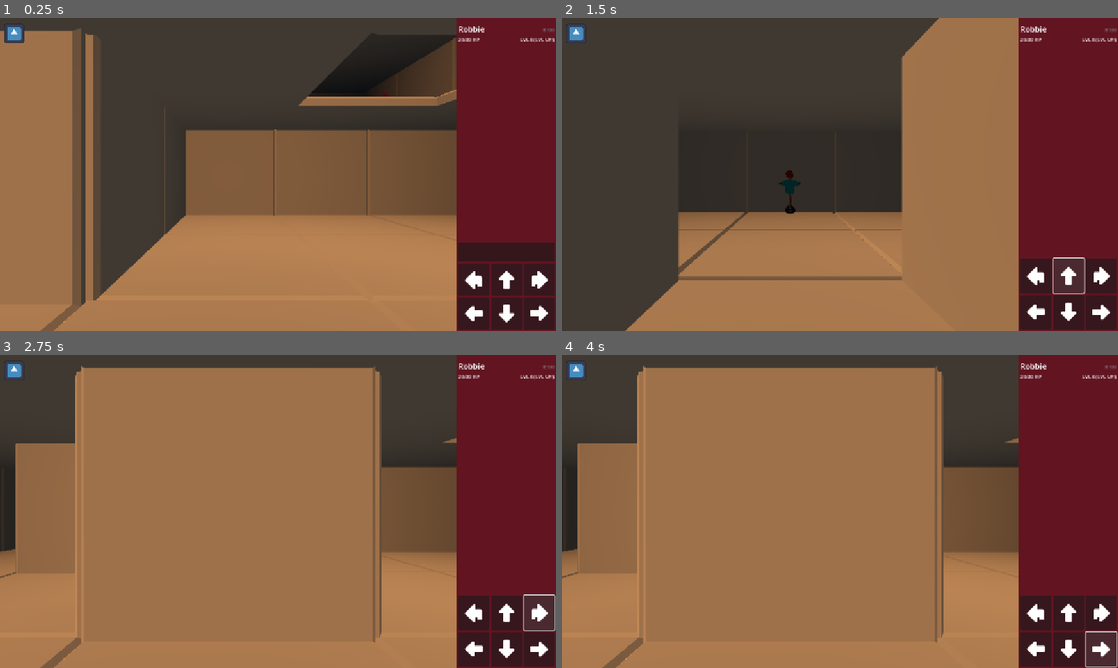
Above: before the commit, frames 1-4 (two rows, left to right).
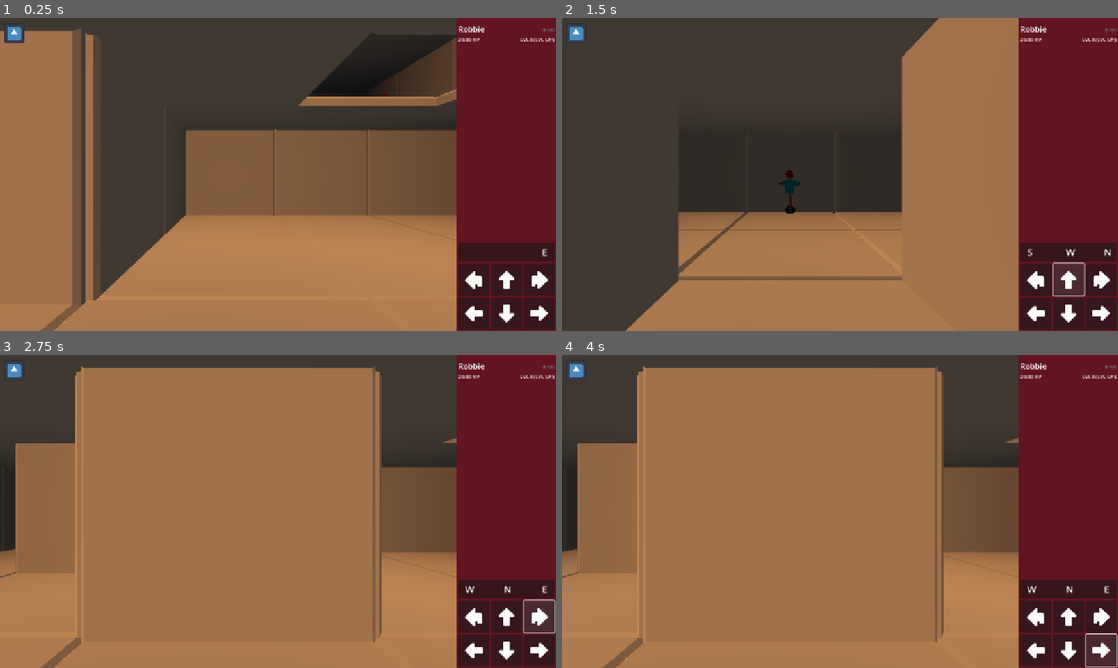
Above: after the commit, the same moments.

Repository: local-minimum/geriatric-crawler
Game: Godot game, scene res://main.tscn
Same seed, same stepped clock (60 frames per second), same inputs: the game is played once before the commit and once after it. The engine's default icon, where the game draws it, is replaced by a stand-in: a white triangle on a blue panel in a dark square.
Inputs (mouse positions are in pixels of both pictures, inside the frame that each line leads up to; where the layout moved, square brackets give the same spot in the first picture):
- Up to frame 1 (0.25 s): no input
- Up to frame 2 (1.5 s): click (1034, 277) at 0.5 s; click (1067, 277) [1067, 274] at 1.25 s
- Up to frame 3 (2.75 s): click (539, 614) [539, 611] at 2 s
- Up to frame 4 (4 s): click (1034, 649) at 2.75 s; click (1101, 649) at 3.5 s

The runs differ from the first frame. In frame 1, less than 0.1% of the frame differs, in the area x 97-99%, y 73-77%; in frame 2, 1.6%; in frame 3, 1.6%; in frame 4, 1.6%, in the area x 82-100%, y 71-98%.

Commit message:
First compass

Diff:
--- a/resources/base-robot.tres
+++ b/resources/base-robot.tres
@@ -27,7 +27,7 @@
 script = ExtResource("2_je4nw")
 id = "base-robot"
 model_name = "B100"
-innate_abilities = Array[ExtResource("1_olfye")]([ExtResource("2_i2741"), ExtResource("3_lew8e")])
+innate_abilities = Array[ExtResource("1_olfye")]([ExtResource("2_i2741"), ExtResource("3_lew8e"), ExtResource("5_3en2o")])
 level_1_options = Array[ExtResource("1_olfye")]([ExtResource("4_mno2y")])
 level_2_options = Array[ExtResource("1_olfye")]([ExtResource("5_3en2o"), ExtResource("6_e4jh0")])
 level_3_options = Array[ExtResource("1_olfye")]([ExtResource("7_gfie8"), ExtResource("8_micf8")])
--- a/scenes/dungeon/test_level.tscn
+++ b/scenes/dungeon/test_level.tscn
@@ -58,6 +58,7 @@
 level_geometry = NodePath("LevelGeometry")
 
 [node name="Player" parent="." node_paths=PackedStringArray("spawn_node") instance=ExtResource("3_m6mav")]
+process_mode = 3
 transform = Transform3D(1, 0, 0, 0, 1, 0, 0, 0, 1, -0.0145968, -0.00857759, 0.00070858)
 spawn_node = NodePath("../LevelGeometry/Elevation 0/Node (0, 0, 1)")
 look_direction = 1
--- a/scenes/ui/exploration_ui.tscn
+++ b/scenes/ui/exploration_ui.tscn
@@ -135,8 +135,10 @@
 spacers_south_down = [NodePath("MarginContainer/Control/Marker SSD"), NodePath("MarginContainer/Control/Marker SDD")]
 spacers_west_down = [NodePath("MarginContainer/Control/Marker WWD"), NodePath("MarginContainer/Control/Marker WDD")]
 spacers_east_down = [NodePath("MarginContainer/Control/Marker EED"), NodePath("MarginContainer/Control/Marker EDD")]
+_horizontal_label_offset = -6.0
 
 [node name="MarginContainer" type="MarginContainer" parent="MarginContainer/VBoxContainer/CompassModule"]
+clip_contents = true
 layout_mode = 1
 anchors_preset = 15
 anchor_right = 1.0
@@ -154,86 +156,104 @@
 
 [node name="Cardinal Label N" type="Label" parent="MarginContainer/VBoxContainer/CompassModule/MarginContainer/Control"]
 layout_mode = 1
-anchors_preset = 4
+anchors_preset = 8
+anchor_left = 0.5
 anchor_top = 0.5
+anchor_right = 0.5
 anchor_bottom = 0.5
-offset_top = -11.5
-offset_right = 23.0
-offset_bottom = 11.5
+offset_left = -11.5
+offset_top = -14.0
+offset_right = 11.5
+offset_bottom = 14.0
+grow_horizontal = 2
 grow_vertical = 2
 theme_override_font_sizes/font_size = 20
 text = "N"
-horizontal_alignment = 1
 vertical_alignment = 1
 
 [node name="Cardinal Label S" type="Label" parent="MarginContainer/VBoxContainer/CompassModule/MarginContainer/Control"]
 layout_mode = 1
-anchors_preset = 4
+anchors_preset = 8
+anchor_left = 0.5
 anchor_top = 0.5
+anchor_right = 0.5
 anchor_bottom = 0.5
-offset_top = -11.5
-offset_right = 23.0
-offset_bottom = 11.5
+offset_left = -11.5
+offset_top = -14.0
+offset_right = 11.5
+offset_bottom = 14.0
+grow_horizontal = 2
 grow_vertical = 2
 theme_override_font_sizes/font_size = 20
 text = "S"
-horizontal_alignment = 1
 vertical_alignment = 1
 
 [node name="Cardinal Label W" type="Label" parent="MarginContainer/VBoxContainer/CompassModule/MarginContainer/Control"]
 layout_mode = 1
-anchors_preset = 4
+anchors_preset = 8
+anchor_left = 0.5
 anchor_top = 0.5
+anchor_right = 0.5
 anchor_bottom = 0.5
-offset_top = -11.5
-offset_right = 23.0
-offset_bottom = 11.5
+offset_left = -11.5
+offset_top = -14.0
+offset_right = 11.5
+offset_bottom = 14.0
+grow_horizontal = 2
 grow_vertical = 2
 theme_override_font_sizes/font_size = 20
 text = "W"
-horizontal_alignment = 1
 vertical_alignment = 1
 
 [node name="Cardinal Label E" type="Label" parent="MarginContainer/VBoxContainer/CompassModule/MarginContainer/Control"]
 layout_mode = 1
-anchors_preset = 4
+anchors_preset = 8
+anchor_left = 0.5
 anchor_top = 0.5
+anchor_right = 0.5
 anchor_bottom = 0.5
-offset_top = -11.5
-offset_right = 23.0
-offset_bottom = 11.5
+offset_left = -11.5
+offset_top = -14.0
+offset_right = 11.5
+offset_bottom = 14.0
+grow_horizontal = 2
 grow_vertical = 2
 theme_override_font_sizes/font_size = 20
 text = "E"
-horizontal_alignment = 1
 vertical_alignment = 1
 
 [node name="Cardinal Label U" type="Label" parent="MarginContainer/VBoxContainer/CompassModule/MarginContainer/Control"]
 layout_mode = 1
-anchors_preset = 4
+anchors_preset = 8
+anchor_left = 0.5
 anchor_top = 0.5
+anchor_right = 0.5
 anchor_bottom = 0.5
-offset_top = -11.5
-offset_right = 23.0
-offset_bottom = 11.5
+offset_left = -11.5
+offset_top = -14.0
+offset_right = 11.5
+offset_bottom = 14.0
+grow_horizontal = 2
 grow_vertical = 2
 theme_override_font_sizes/font_size = 20
 text = "U"
-horizontal_alignment = 1
 vertical_alignment = 1
 
 [node name="Cardinal Label D" type="Label" parent="MarginContainer/VBoxContainer/CompassModule/MarginContainer/Control"]
 layout_mode = 1
-anchors_preset = 4
+anchors_preset = 8
+anchor_left = 0.5
 anchor_top = 0.5
+anchor_right = 0.5
 anchor_bottom = 0.5
-offset_top = -11.5
-offset_right = 23.0
-offset_bottom = 11.5
+offset_left = -11.5
+offset_top = -14.0
+offset_right = 11.5
+offset_bottom = 14.0
+grow_horizontal = 2
 grow_vertical = 2
 theme_override_font_sizes/font_size = 20
 text = "D"
-horizontal_alignment = 1
 vertical_alignment = 1
 
 [node name="Marker NNE" type="TextureRect" parent="MarginContainer/VBoxContainer/CompassModule/MarginContainer/Control"]
--- a/scripts/gridded_level/entities/grid_entity.gd
+++ b/scripts/gridded_level/entities/grid_entity.gd
@@ -16,17 +16,25 @@
 const _ANCHOR_KEY: String = "anchor"
 const _COORDINATES_KEY: String = "coordinates"
 
+var _old_look_direction: CardinalDirections.CardinalDirection
+var _old_down: CardinalDirections.CardinalDirection
+var _emit_orientation: bool
+
 @export
 var look_direction: CardinalDirections.CardinalDirection:
     set(value):
-        on_update_orientation.emit(self, down, down, look_direction, value)
+        _old_look_direction = look_direction
+        _emit_orientation = true
         look_direction = value
+        delay_emit.call_deferred()
 
 @export
 var down: CardinalDirections.CardinalDirection = CardinalDirections.CardinalDirection.DOWN:
     set(value):
-        on_update_orientation.emit(self, down, value, look_direction, look_direction)
+        _old_down = down
+        _emit_orientation = true
         down = value
+        delay_emit.call_deferred()
 
 @export
 var transportation_abilities: TransportationMode
@@ -57,6 +65,13 @@
 func _ready() -> void:
     super()
     orient()
+
+func delay_emit() -> void:
+    if _emit_orientation:
+        _emit_orientation = false
+        on_update_orientation.emit(self, _old_down, down, _old_look_direction, look_direction)
+        _old_down = down
+        _old_look_direction = look_direction
 
 func is_moving() -> bool:
     return _active_movement != Movement.MovementType.NONE || _concurrent_movement != Movement.MovementType.NONE
--- a/scripts/ui/compass_ui.gd
+++ b/scripts/ui/compass_ui.gd
@@ -58,12 +58,9 @@
 @export
 var spacers_east_down: Array[Control]
 
+const _MAPPING_SKILL: String = "mapping"
+
 func _ready() -> void:
-    var start_anchor: Vector2 = _get_coordinates(CompassCardinalLabelPosition.UP)
-    for direction: CardinalDirections.CardinalDirection in CardinalDirections.ALL_DIRECTIONS:
-        var label: Control = _get_cardinal(direction)
-        label.global_position = start_anchor
-
     if exploration_ui.level.on_change_player.connect(_handle_new_player) != OK:
         push_error("Failed to connect on change player")
 
@@ -73,6 +70,8 @@
     var player: GridPlayer = exploration_ui.level.player
     if player.on_update_orientation.connect(_handle_update_orientation) != OK:
         push_error("Failed to connect on move start")
+
+    _sync_robot.call_deferred(player, player.robot)
 
 func _handle_update_orientation(
     _entity: GridEntity,
@@ -83,7 +82,7 @@
 ) -> void:
     if _entity is GridPlayer:
         var player: GridPlayer = _entity
-        if player.robot.get_skill_level("mapping") < 1:
+        if player.robot.get_skill_level(_MAPPING_SKILL) < 1:
             visible = false
             return
     else:
@@ -91,10 +90,117 @@
 
     visible = true
 
-    if down == old_down:
-        _animate_planar_rotation(down, old_forward, forward)
-
-func _animate_planar_rotation(
+    print_debug("Down %s -> %s, Look %s -> %s" % [
+        CardinalDirections.name(old_down),
+        CardinalDirections.name(down),
+        CardinalDirections.name(old_forward),
+        CardinalDirections.name(forward),
+    ])
+    if down == old_down || old_down == CardinalDirections.CardinalDirection.NONE:
+        _animate_yaw_rotation(down, old_forward, forward)
+    elif old_forward == forward:
+        _animate_roll_rotation(old_down, old_forward, down, forward)
+    else:
+        _animate_pitch_rotation(old_down, old_forward, forward)
+
+func _sync_robot(player: GridPlayer, robot: Robot) -> void:
+    if robot == null || robot.get_skill_level(_MAPPING_SKILL) < 1:
+        print_debug("%s doesn't have enough mapping skill %s" % [robot.given_name, robot.get_skill_level(_MAPPING_SKILL)])
+        visible = false
+        return
+
+    visible = true
+
+    var left_coords: Vector2 = _get_coordinates(CompassCardinalLabelPosition.LEFT)
+    var mid_coords: Vector2 = _get_coordinates(CompassCardinalLabelPosition.MID)
+    var right_coords: Vector2 = _get_coordinates(CompassCardinalLabelPosition.RIGHT)
+
+    var mid: CardinalDirections.CardinalDirection = player.look_direction
+    var left: CardinalDirections.CardinalDirection = CardinalDirections.yaw_ccw(player.look_direction, player.down)[0]
+    var right: CardinalDirections.CardinalDirection = CardinalDirections.yaw_cw(player.look_direction, player.down)[0]
+
+    _get_cardinal(mid).global_position = mid_coords
+    _get_cardinal(left).global_position = left_coords
+    _get_cardinal(right).global_position = right_coords
+
+    var up_coords: Vector2 = _get_coordinates(CompassCardinalLabelPosition.UP)
+    for direction: CardinalDirections.CardinalDirection in CardinalDirections.ALL_DIRECTIONS:
+        if direction == mid || direction == left || direction == right:
+            continue
+
+        _get_cardinal(direction).global_position = up_coords
+
+@export
+var _animation_duration: float = 0.3
+
+func _animate_roll_rotation(
+    old_down: CardinalDirections.CardinalDirection,
+    old_forward: CardinalDirections.CardinalDirection,
+    down: CardinalDirections.CardinalDirection,
+    forward: CardinalDirections.CardinalDirection,
+) -> void:
+    var clockwise: bool = CardinalDirections.roll_cw(old_forward, old_down)[1] == down
+    var old_left: CardinalDirections.CardinalDirection = CardinalDirections.yaw_ccw(old_forward, old_down)[0]
+    var old_right: CardinalDirections.CardinalDirection = CardinalDirections.yaw_cw(old_forward, old_down)[0]
+    var left: CardinalDirections.CardinalDirection = CardinalDirections.yaw_ccw(forward, down)[0]
+    var right: CardinalDirections.CardinalDirection = CardinalDirections.yaw_cw(forward, down)[0]
+
+    var tween: Tween = get_tree().create_tween()
+
+    var left_coords: Vector2 = _get_coordinates(CompassCardinalLabelPosition.LEFT)
+    var right_coords: Vector2 = _get_coordinates(CompassCardinalLabelPosition.RIGHT)
+    var up_coords: Vector2 = _get_coordinates(CompassCardinalLabelPosition.UP)
+    var down_coords: Vector2 = _get_coordinates(CompassCardinalLabelPosition.DOWN)
+
+    if clockwise:
+        tween.tween_property(_get_cardinal(old_left), "global_position", up_coords, _animation_duration)
+
+        var left_label: Control = _get_cardinal(left)
+        left_label.global_position = down_coords
+        tween.parallel().tween_property(left_label, "global_position", left_coords, _animation_duration)
+
+        tween.parallel().tween_property(_get_cardinal(old_right), "global_position", down_coords, _animation_duration)
+
+        var right_label: Control = _get_cardinal(right)
+        right_label.global_position = up_coords
+        tween.parallel().tween_property(right_label, "global_position", right_coords, _animation_duration)
+    else:
+        tween.tween_property(_get_cardinal(old_right), "global_position", up_coords, _animation_duration)
+
+        var right_label: Control = _get_cardinal(right)
+        right_label.global_position = down_coords
+        tween.parallel().tween_property(right_label, "global_position", right_coords, _animation_duration)
+
+        tween.parallel().tween_property(_get_cardinal(old_left), "global_position", down_coords, _animation_duration)
+
+        var left_label: Control = _get_cardinal(left)
+        left_label.global_position = up_coords
+        tween.parallel().tween_property(left_label, "global_position", left_coords, _animation_duration)
+
+func _animate_pitch_rotation(
+    old_down: CardinalDirections.CardinalDirection,
+    old_forward: CardinalDirections.CardinalDirection,
+    forward: CardinalDirections.CardinalDirection,
+) -> void:
+    var pitch_up: bool = CardinalDirections.pitch_up(old_forward, old_down)[0] == forward
+
+    var tween: Tween = get_tree().create_tween()
+
+    var up_coords: Vector2 = _get_coordinates(CompassCardinalLabelPosition.UP)
+    var mid_coords: Vector2 = _get_coordinates(CompassCardinalLabelPosition.MID)
+    var down_coords: Vector2 = _get_coordinates(CompassCardinalLabelPosition.DOWN)
+
+    var forward_label: Control = _get_cardinal(forward)
+    if pitch_up:
+        tween.tween_property(_get_cardinal(old_forward), "global_position", down_coords, _animation_duration)
+        forward_label.global_position = up_coords
+    else:
+        tween.tween_property(_get_cardinal(old_forward), "global_position", up_coords, _animation_duration)
+        forward_label.global_position = down_coords
+
+    tween.parallel().tween_property(forward_label, "global_position", mid_coords, _animation_duration)
+
+func _animate_yaw_rotation(
     down: CardinalDirections.CardinalDirection,
     old_forward: CardinalDirections.CardinalDirection,
     forward: CardinalDirections.CardinalDirection,
@@ -110,24 +216,23 @@
     var mid_coords: Vector2 = _get_coordinates(CompassCardinalLabelPosition.MID)
     var right_coords: Vector2 = _get_coordinates(CompassCardinalLabelPosition.RIGHT)
 
-    var animation_duration: float = 0.3
 
     if old_forward == left:
         var far_left_coords: Vector2 = _get_coordinates(CompassCardinalLabelPosition.FAR_LEFT)
-        tween.tween_property(_get_cardinal(old_forward), "global_position", left_coords, animation_duration)
-        tween.tween_property(_get_cardinal(old_left), "global_position", far_left_coords, animation_duration)
+        tween.tween_property(_get_cardinal(old_forward), "global_position", left_coords, _animation_duration)
+        tween.parallel().tween_property(_get_cardinal(old_left), "global_position", far_left_coords, _animation_duration)
         var right_label: Control = _get_cardinal(right)
         right_label.position = _get_coordinates(CompassCardinalLabelPosition.FAR_RIGHT)
-        tween.tween_property(right_label, "global_position", right_coords, animation_duration)
+        tween.parallel().tween_property(right_label, "global_position", right_coords, _animation_duration)
     else:
         var far_right_coords: Vector2 = _get_coordinates(CompassCardinalLabelPosition.FAR_RIGHT)
-        tween.tween_property(_get_cardinal(old_forward), "global_position", right_coords, animation_duration)
-        tween.tween_property(_get_cardinal(old_right), "global_position", far_right_coords, animation_duration)
+        tween.tween_property(_get_cardinal(old_forward), "global_position", right_coords, _animation_duration)
+        tween.parallel().tween_property(_get_cardinal(old_right), "global_position", far_right_coords, _animation_duration)
         var left_label: Control = _get_cardinal(left)
         left_label.position = _get_coordinates(CompassCardinalLabelPosition.FAR_LEFT)
-        tween.tween_property(left_label, "global_position", left_coords, animation_duration)
-
-    tween.tween_property(_get_cardinal(forward), "global_position", mid_coords, animation_duration)
+        tween.parallel().tween_property(left_label, "global_position", left_coords, _animation_duration)
+
+    tween.parallel().tween_property(_get_cardinal(forward), "global_position", mid_coords, _animation_duration)
 
 
 func _get_cardinal(direction: CardinalDirections.CardinalDirection) -> Control:
@@ -189,9 +294,16 @@
 
 enum CompassCardinalLabelPosition {FAR_LEFT, LEFT, MID, RIGHT, FAR_RIGHT, UP, DOWN}
 
+@export
+var _vertical_label_offset: float = -14
+@export
+var _horizontal_label_offset: float = -10
+
 func _get_coordinates(label_position: CompassCardinalLabelPosition) -> Vector2:
     var rect: Rect2 = get_global_rect()
     var center: Vector2 = rect.get_center()
+    center.y += _vertical_label_offset
+    center.x += _horizontal_label_offset
     # We need some space to edge
     var offset: float = rect.size.x * 0.4
     var far_offset: float = rect.size.x * 0.7
